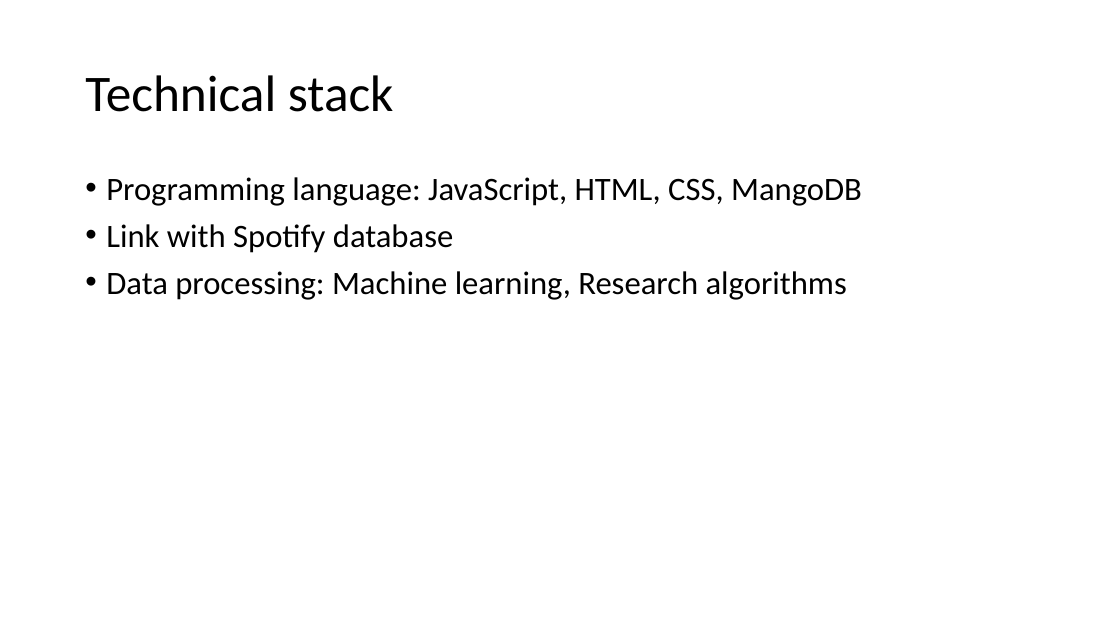
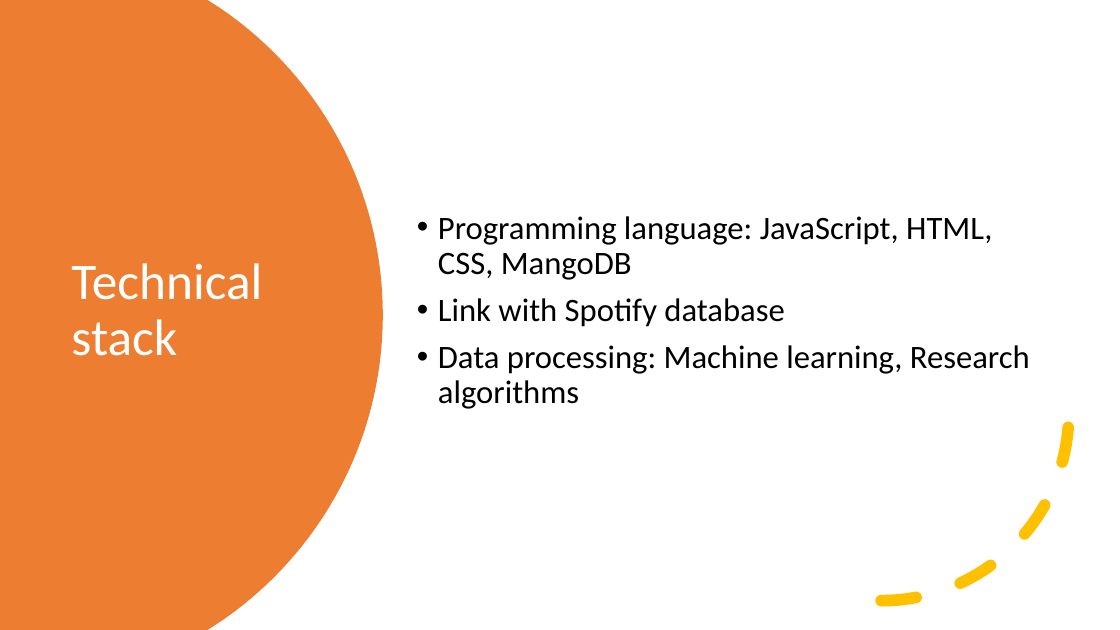
Before and after one commit to Yufei0523/322, a slide deck: slide 6 of Plan_powerpoint/first_presentation.pptx. Drawn at 1120x630 pixels with LibreOffice and Linux fonts; fonts in the diff are those of the drawing. Boxes give left, top, right and bottom in pixels: in the first picture for what was removed or moved away, otherwise in the second. Text is boxed around its words. In the diff, an @@ line names an element or a change of style, - is before the commit and + after.

Commit message:
powerpoint style modified

```diff
--- a/Plan_powerpoint/first_presentation.pptx
+++ b/Plan_powerpoint/first_presentation.pptx
@@ freeform shape added at [0, 0, 383, 630], fill #ED7D31 @@
@@ text "Programming language: JavaScript, HTML, CSS, ...": place and size @@
-text "Programming language: JavaScript, HTML, CSS, ..." at [106, 177, 862, 300]
+text "Programming language: JavaScript, HTML, CSS, ..." at [438, 216, 1030, 409]
@@ text "Programming language: JavaScript, HTML, CSS, ..." at [438, 216, 1030, 409]: vertical alignment top to middle @@
@@ title "Technical stack": place and size @@
-title "Technical stack" at [85, 75, 394, 112]
+title "Technical stack" at [71, 263, 262, 356]
@@ title "Technical stack" at [71, 263, 262, 356]: text colour #000000 to #FFFFFF @@
@@ arc (boxed as its full ellipse) added at [694, 226, 1070, 602], outline #FFC000 10 pt dashed @@
```
Also in this commit, not shown: 2 other slides changed.
